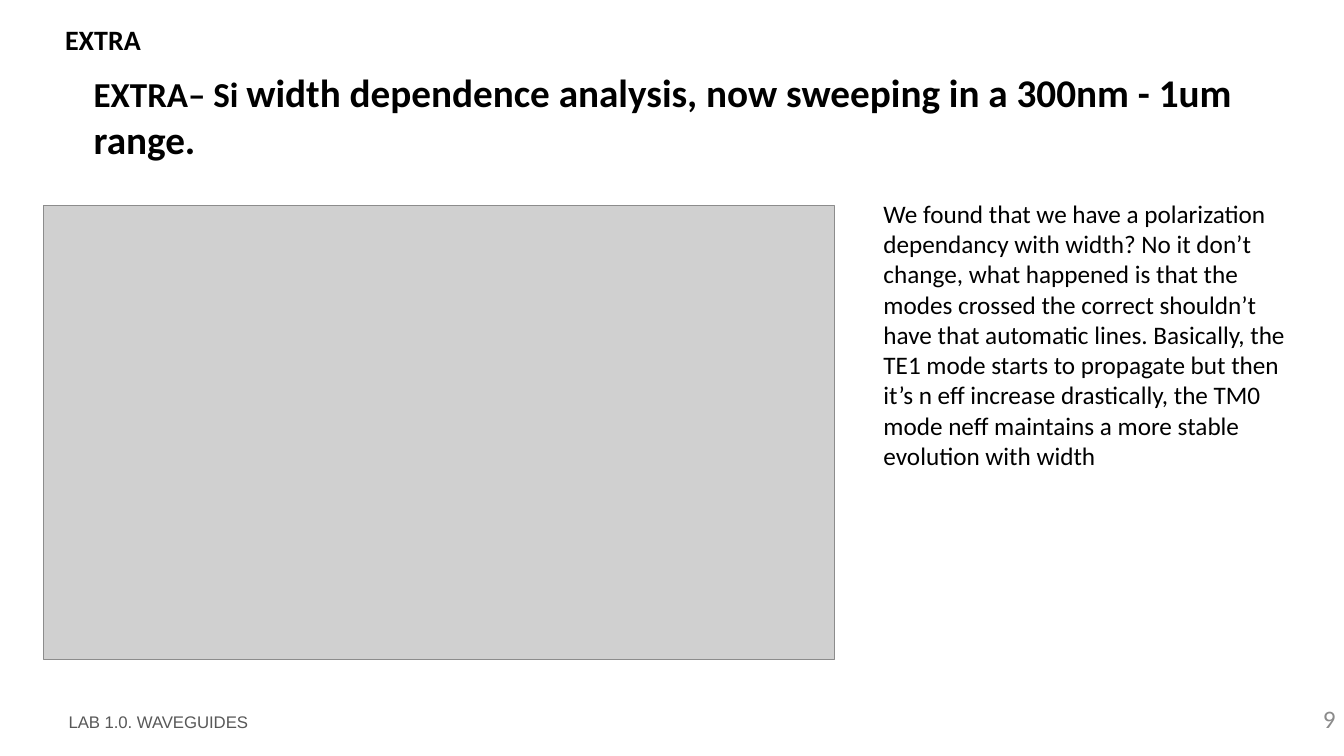
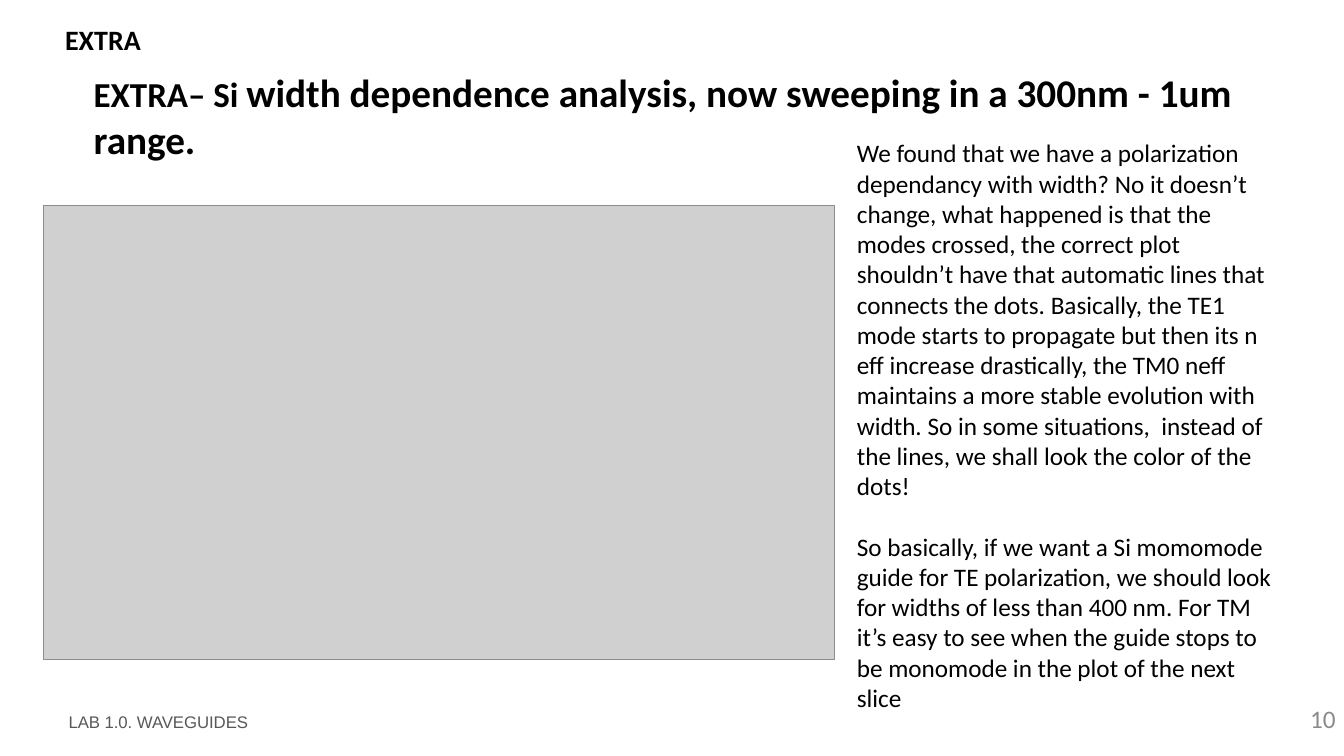
Before and after one commit to DBAEASE/pic-upv-lab1, a slide deck: slide 10 of LabBook_10.pptx (slide 9 before the commit). Drawn at 1344x756 pixels with LibreOffice and Linux fonts; fonts in the diff are those of the drawing; grey boxes stand for pictures; background and template pictures are left out. Boxes give left, top, right and bottom in pixels: in the first picture for what was removed or moved away, otherwise in the second. Text is boxed around its words. In the diff, an @@ line names an element or a change of style, - is before the commit and + after.

Commit message:
Extra hecho

```diff
--- a/LabBook_10.pptx
+++ b/LabBook_10.pptx
@@ text at <box>857,144,1271,708</box>: text changed @@
-We found that we have a polarization dependancy with width? No it don’t change, what happened is that the modes crossed the correct shouldn’t have that automatic lines. Basically, the TE1 mode starts to propagate but then it’s n eff increase drastically, the TM0 mode neff maintains a more stable evolution with width
+We found that we have a polarization dependancy with width? No it doesn’t change, what happened is that the modes crossed, the correct plot shouldn’t have that automatic lines that connects the dots. Basically, the TE1 mode starts to propagate but then its n eff increase drastically, the TM0 neff maintains a more stable evolution with width. So in some situations, instead of the lines, we shall look the color of the dots!
+So basically, if we want a Si momomode guide for TE polarization, we should look for widths of less than 400 nm. For TM it’s easy to see when the guide stops to be monomode in the plot of the next slice
@@ page number at <box>1310,712,1336,728</box>: text changed @@
-9
+10
```
Also in this commit, not shown: 3 other slides changed, 8 slides added, 1 other file.
